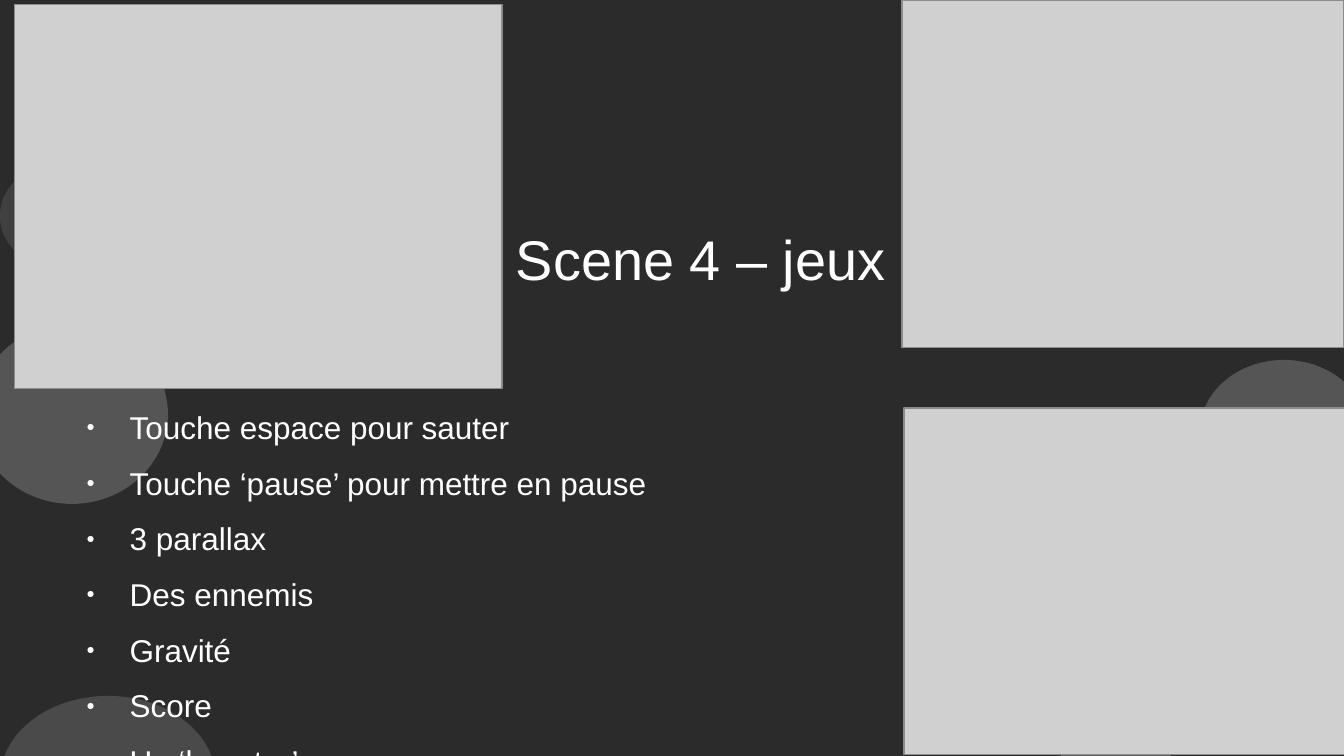
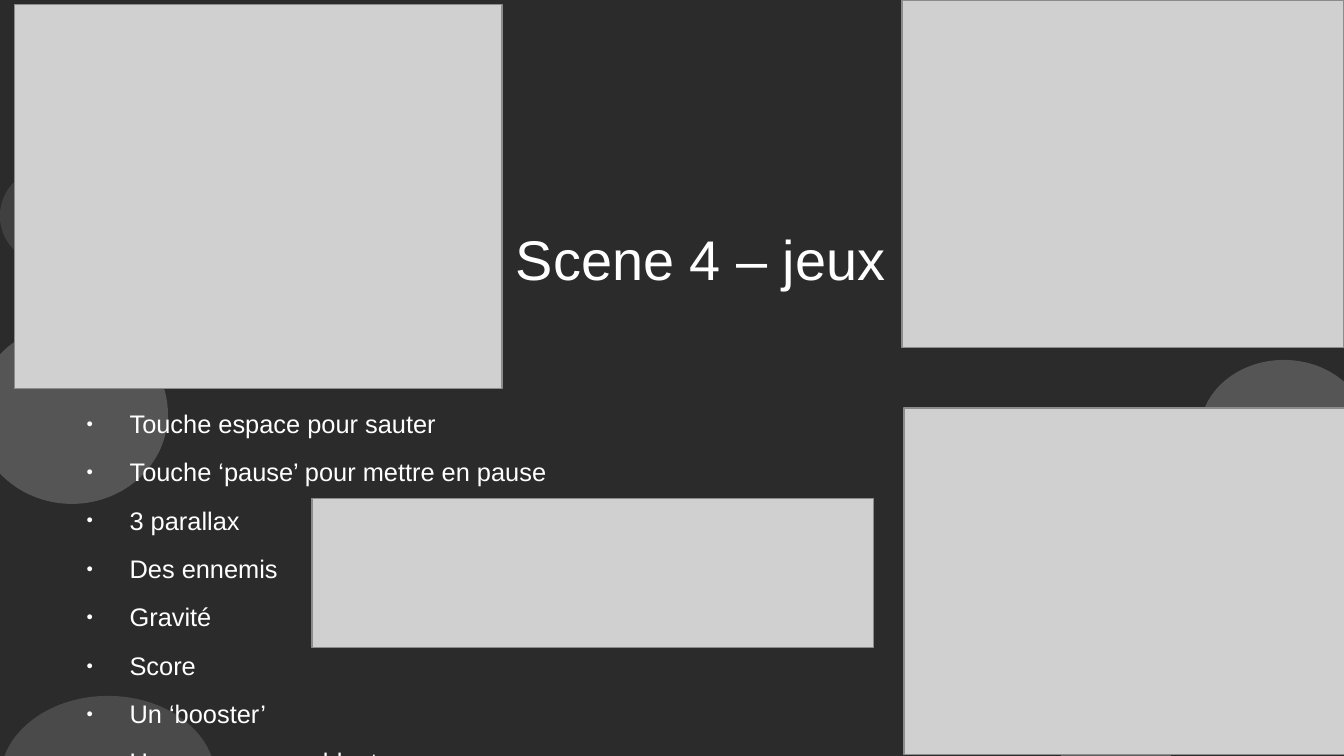
Before and after one commit to Saverio976/Runner, a slide deck: slide 6 of review.odp (slide 7 before the commit). Drawn at 1344x756 pixels with LibreOffice and Linux fonts; fonts in the diff are those of the drawing; grey boxes stand for pictures; background and template pictures are left out; a plain dark background stands for a picture behind light text. Boxes give left, top, right and bottom in pixels: in the first picture for what was removed or moved away, otherwise in the second. Text is boxed around its words. In the diff, an @@ line names an element or a change of style, - is before the commit and + after.

```diff
--- a/review.odp
+++ b/review.odp
@@ text at <box>130,412,546,724</box>: paragraph added @@
+● Une map ressemblante
@@ text at <box>130,412,546,724</box>: size 18.6 to 15 pt in "Touche espace pour sauter", "Touche ‘pause’ pour mettre en pause", "3 parallax", "Des ennemis" and 3 more places @@
@@ picture added at <box>312,499,874,649</box> @@
```
Also in this commit, not shown: 1 other slide changed, 1 slide removed.
